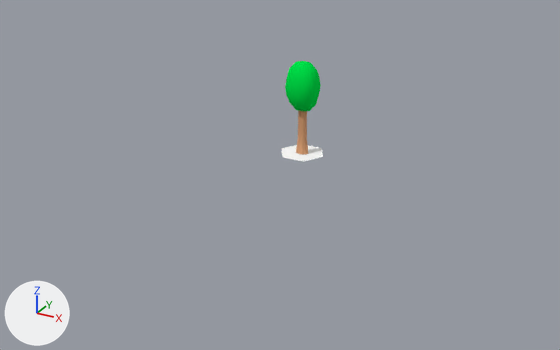
What one commit did to the Blender file blender/tree.blend.
Camera for both pictures: a 50 mm camera at (14.0, -27.4, 12.4) aimed at (-0.3, -1.4, -0.6). Every picture has the same lights, and +X, +Y and +Z are marked at lower left.

Script lines for the objects in view, before the commit:
```python
me_circle_001 = bpy.data.meshes.new('Circle.001')
me_circle_001.from_pydata([(0.0, 0.0, 0.0), (1.0, 0.0, 0.0), (0.5, 0.87, 0.0), (-0.5, 0.87, 0.0), (-1.0, 0.0, 0.0), (-0.5, -0.87, 0.0), (0.5, -0.87, 0.0)], [], [(0, 1, 2), (0, 2, 3), (0, 3, 4), (0, 4, 5), (0, 5, 6), (0, 6, 1)])
me_circle_001.materials.append(mat_material)  # white #ffffff
me_cylinder = bpy.data.meshes.new('Cylinder')
me_cylinder.from_pydata(...)  # 210 vertices, 192 faces; spans x -0.49..0.49, y -0.64..0.64, z 0.0..2.87
# faces by material slot: [64, 128]
me_cylinder.materials.append(mat_wood)  # beige #d79d72
me_cylinder.materials.append(mat_leaves)  # green #00e44a
me_plane = bpy.data.meshes.new('Plane')
me_plane.from_pydata([(-1.6, -1.6, 0.0), (1.6, -1.6, 0.0), (-1.6, 1.6, 0.0), (1.6, 1.6, 0.0)], [], [(0, 1, 3, 2)])
me_plane.materials.append(mat_material)  # white #ffffff
ob_base_hexagon = bpy.data.objects.new('Base-Hexagon', me_circle_001)
ob_base_hexagon.location = (0.0, 0.0, 0.0)
ob_plane = bpy.data.objects.new('Plane', me_plane)
ob_plane.location = (0.0, 0.0, 0.0)
ob_plane.scale = (5.0, 5.0, 5.0)
ob_plane.hide_set(True)  # its collection is switched off
ob_tree = bpy.data.objects.new('Tree', me_cylinder)
ob_tree.location = (0.0, 0.0, 0.0)
ob_tree.scale = (1.4, 1.0, 1.4)
```
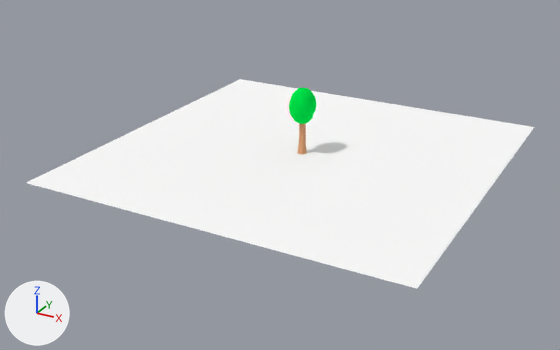
Where the change shows, as pixel boxes [x1, y1, x2, y2] in the pictures (560 x 350 px):
'Plane', shown
    after: [26, 79, 534, 289]
'Tree', rescaled (24% narrower, 29% shorter)
    before: [285, 61, 321, 155]
    after: [289, 88, 316, 154]
'Base-Hexagon', hidden
    before: [282, 145, 323, 162]

The change in detail:
Object 'Tree' (ob_tree) is rescaled from (1.4, 1.0, 1.4) to (1.0, 1.0, 1.0).
Object 'Base-Hexagon' (ob_base_hexagon) is now hidden.
Object 'Plane' (ob_plane) is now shown.
